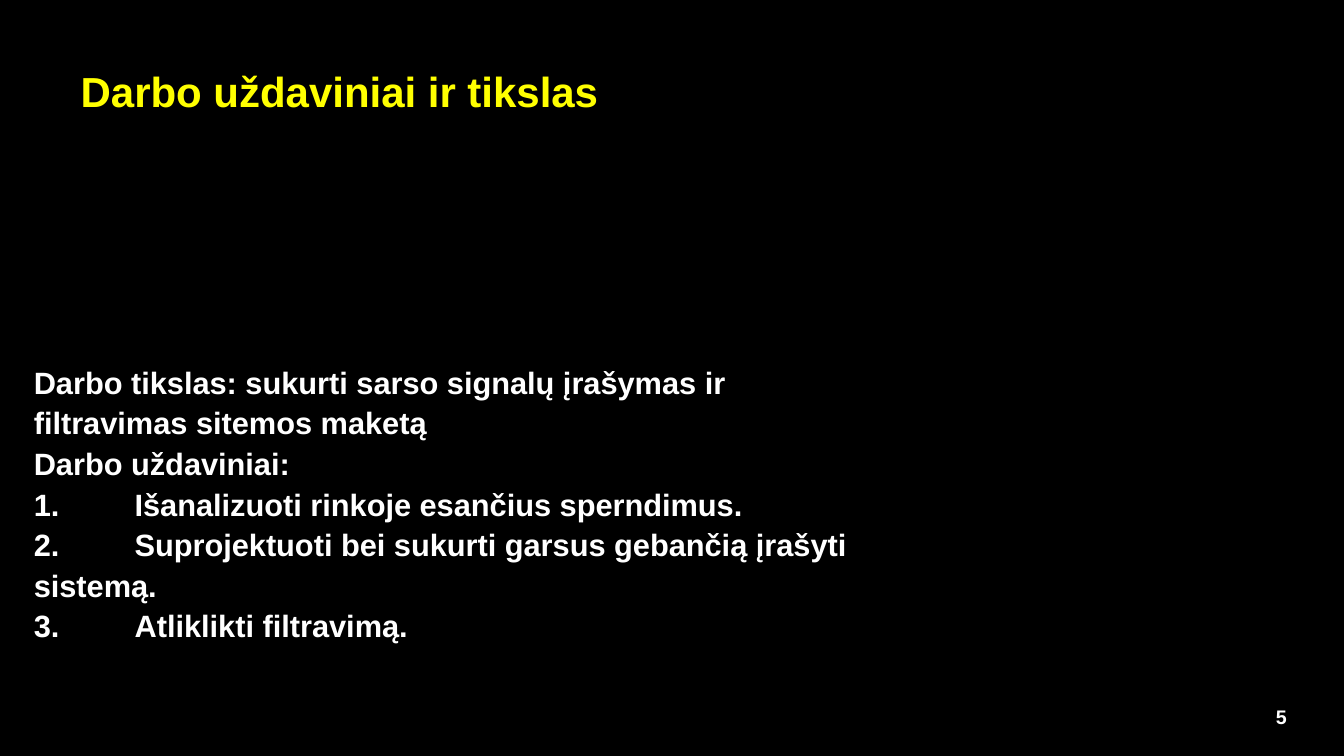
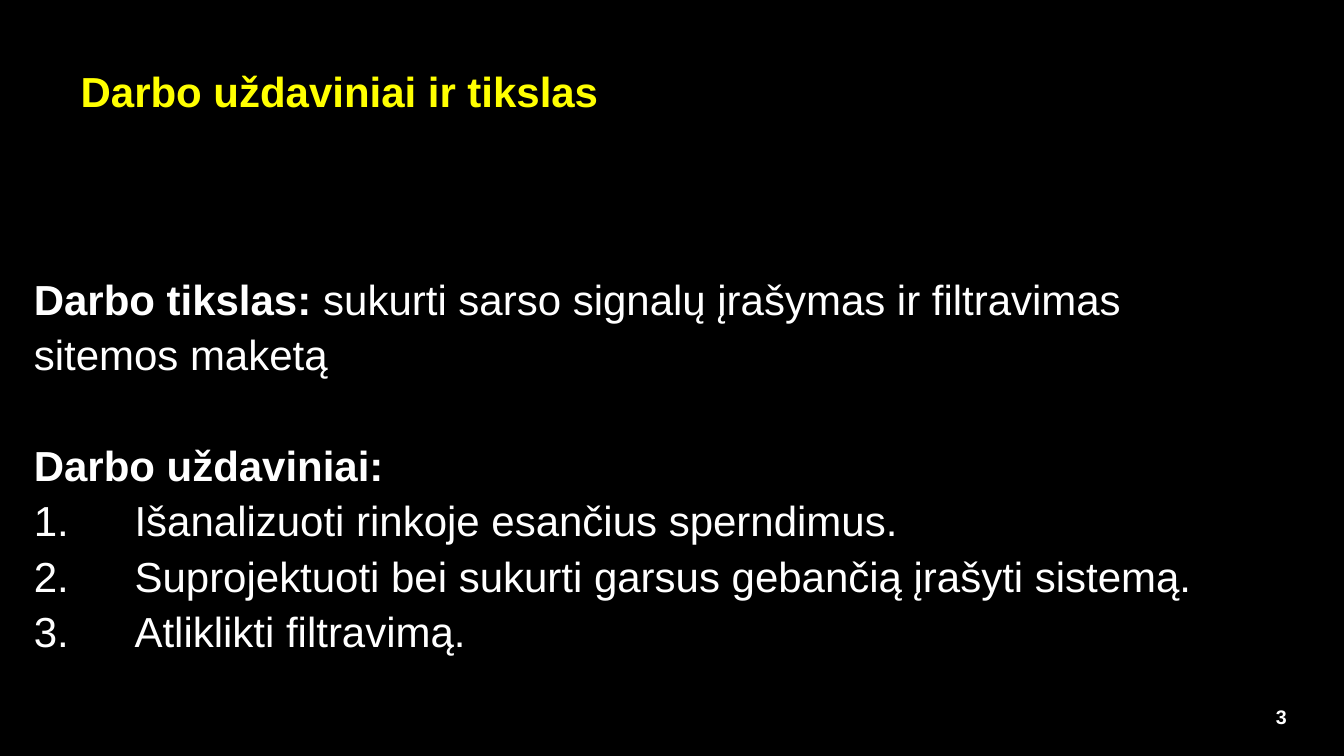
Before and after one commit to IamAidas/sem11-DSP, a slide deck: slide 3 of individualProject/audioProjectDsp_EEF.pptx (slide 5 before the commit). Drawn at 1344x756 pixels with LibreOffice and Linux fonts; fonts in the diff are those of the drawing; background and template pictures are left out. Boxes give left, top, right and bottom in pixels: in the first picture for what was removed or moved away, otherwise in the second. Text is boxed around its words. In the diff, an @@ line names an element or a change of style, - is before the commit and + after.

```diff
--- a/individualProject/audioProjectDsp_EEF.pptx
+++ b/individualProject/audioProjectDsp_EEF.pptx
@@ text "Darbo tikslas: sukurti sarso signalų ...": place and size @@
-text "Darbo tikslas: sukurti sarso signalų ..." at [34, 371, 847, 643]
+text "Darbo tikslas: sukurti sarso signalų ..." at [34, 284, 1191, 656]
@@ text "Darbo tikslas: sukurti sarso signalų ..." at [34, 284, 1191, 656]: size 22 to 30 pt; bold off in "sukurti sarso signalų įrašymas ir filtravimas sitemos ...", "1. Išanalizuoti rinkoje esančius sperndimus.", "2. Suprojektuoti bei sukurti garsus gebančią įrašyti ...", "3. Atliklikti filtravimą." @@
@@ page number at [1276, 710, 1287, 725]: text changed @@
-5
+3
```
Also in this commit, not shown: 1 other slide changed, 5 slides added, 5 slides removed, 1 other file.
